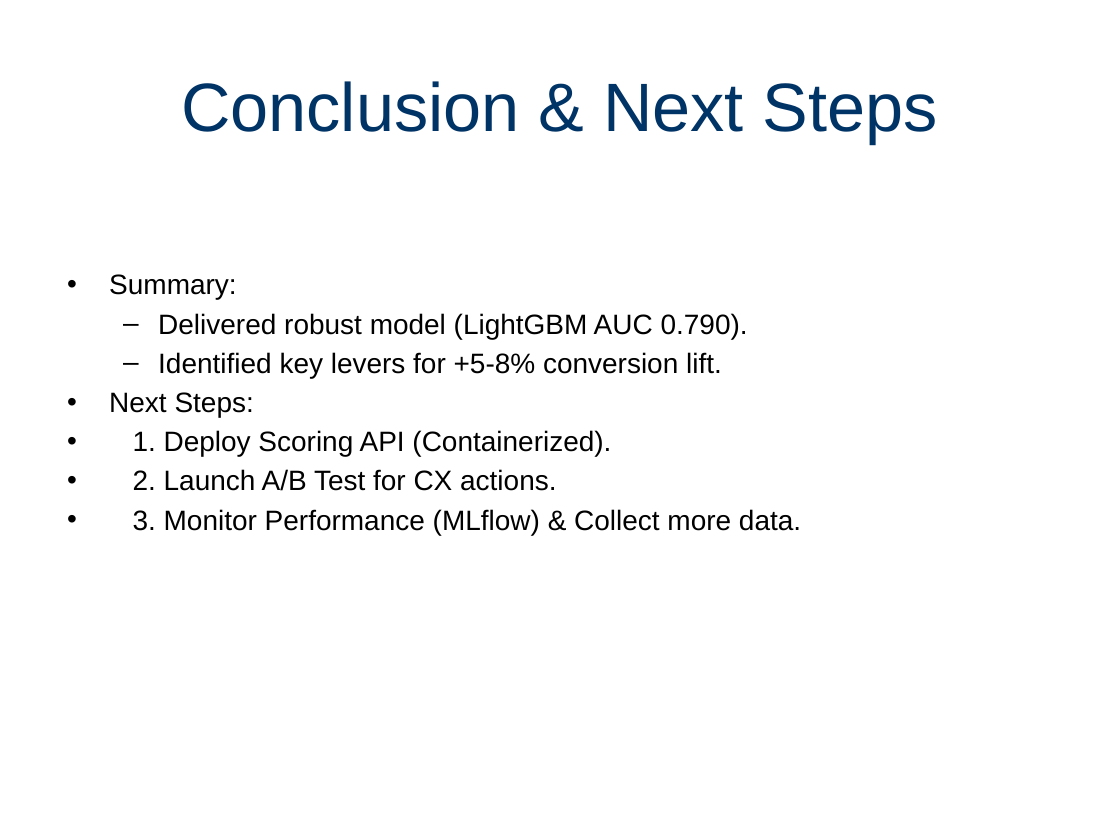
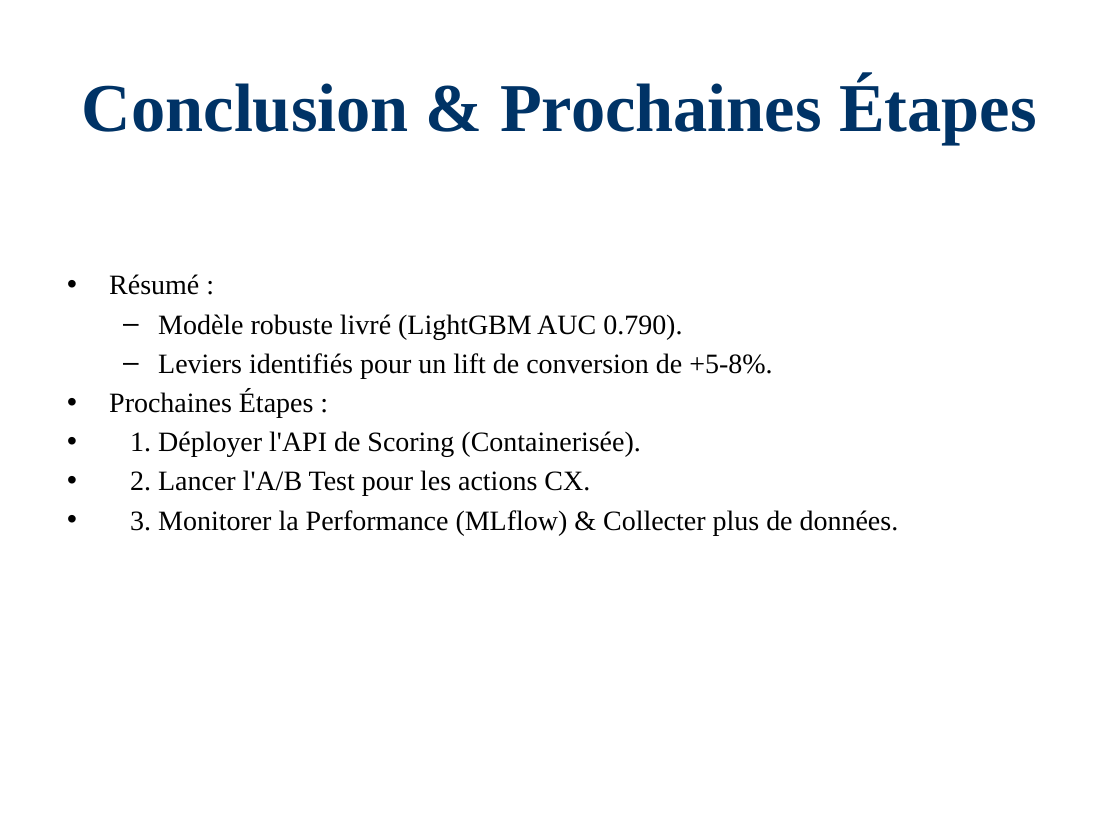
Before and after one commit to Paulino-Cristovao/churn_predictions, a slide deck: slide 10 of Presentations_Resultats_Projet.pptx. Drawn at 1120x840 pixels with LibreOffice and Linux fonts; fonts in the diff are those of the drawing. Boxes give left, top, right and bottom in pixels: in the first picture for what was removed or moved away, otherwise in the second. Text is boxed around its words. In the diff, an @@ line names an element or a change of style, - is before the commit and + after.

```diff
--- a/Presentations_Resultats_Projet.pptx
+++ b/Presentations_Resultats_Projet.pptx
@@ title at (82,77,1037,144): text changed; font Arial to Times New Roman; bold on @@
-Conclusion & Next Steps
+Conclusion & Prochaines Étapes
@@ text at (109,274,899,535): text changed; font Arial to Times New Roman @@
-• Summary:
-  – Delivered robust model (LightGBM AUC 0.790).
-  – Identified key levers for +5-8% conversion lift.
-• Next Steps:
-• 1. Deploy Scoring API (Containerized).
-• 2. Launch A/B Test for CX actions.
-• 3. Monitor Performance (MLflow) & Collect more data.
+• Résumé :
+  – Modèle robuste livré (LightGBM AUC 0.790).
+  – Leviers identifiés pour un lift de conversion de +5-8%.
+• Prochaines Étapes :
+• 1. Déployer l'API de Scoring (Containerisée).
+• 2. Lancer l'A/B Test pour les actions CX.
+• 3. Monitorer la Performance (MLflow) & Collecter plus de données.
```
Also in this commit, not shown: 9 other slides changed, 1 other file.
